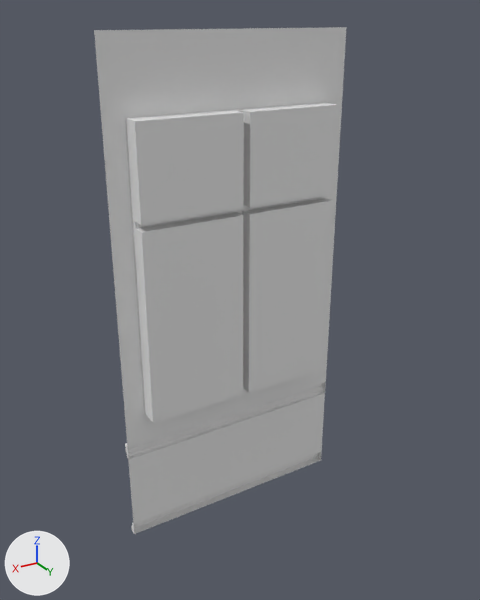
One commit to the FBX model Unity_Final/Assets/Mitch/MN_Assets/Modular/SM_WallWindow_A_2x2.fbx: the scene before it, then after it.
Camera for both pictures: a 50 mm lens placed at (3.52, 4.29, 4.09), pointed at (1.05, 0.17, 2.03). Arrows for +X, +Y and +Z are at lower left; the lights stay in place. Where no turn or scale is listed for an object, it has been applied to the vertices.

Names of what the first picture shows: 'SM_WallWindow_A_4x2'.
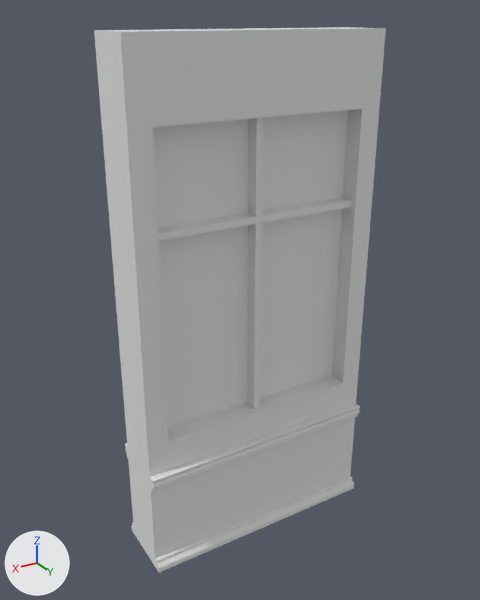
Where the newer file only moved an object's origin or applied its transform, the numbers keep the older frame.

Changed parts and their boxes [x1, y1, x2, y2] in the pictures (480 x 600 px):
'SM_WallWindow_A_4x2', reshaped (16% wider, 7% taller)
    before: [94, 27, 346, 534]
    after: [94, 27, 386, 572]
part 1 of me_mesh, added
    after: [94, 27, 386, 572]

What changed in the scene script:
```text
Change me_mesh:
    used by ob_sm_wallwindow_a_4x2; location = (0.0, 0.0, 0.0)
    remove me_mesh.from_pydata(...)  # 167 vertices, 163 faces; spans x 0.0..2.0, y -0.06..0.16, z 0.0..4.0
    add me_mesh.from_pydata(...)  # 334 vertices, 354 faces; spans x 0.0..2.0, y -0.06..0.5, z 0.0..4.0
    me_mesh part 1
    89 vertices are added at x 0.0..2.0, y 0.28..0.5, z 0.0..3.52
    24 new vertices lie (0.0, 0.44, 0.0) away from vertices in x 0.0..2.0, y 0.0, z 0.0..4.0
    6 new vertices lie (0.0, 0.04, 0.0) away from vertices in x 0.0..2.0, y 0.44, z 0.04..0.9
    7 new vertices lie (-0.95, 0.0, 0.0) away from vertices in x 2.0, y 0.44..0.48, z 0.0..4.0
    7 new vertices lie (0.99, 0.0, 0.0) away from vertices in x 0.0, y 0.44..0.48, z 0.0..4.0
    7 new vertices lie (-0.95, 0.0, 0.0) away from vertices in x 2.0, y 0.46..0.5, z 0.04..0.84
    7 new vertices lie (0.99, 0.0, 0.0) away from vertices in x 0.0, y 0.46..0.5, z 0.04..0.84
    12 new vertices lie (0.0, 0.11, 0.0) away from vertices in x 0.17..1.83, y 0.28, z 1.16..3.46
    8 new vertices lie (0.0, 0.05, 0.0) away from vertices in x 0.17..1.83, y 0.39, z 1.16..3.46
    191 new faces join them
```
